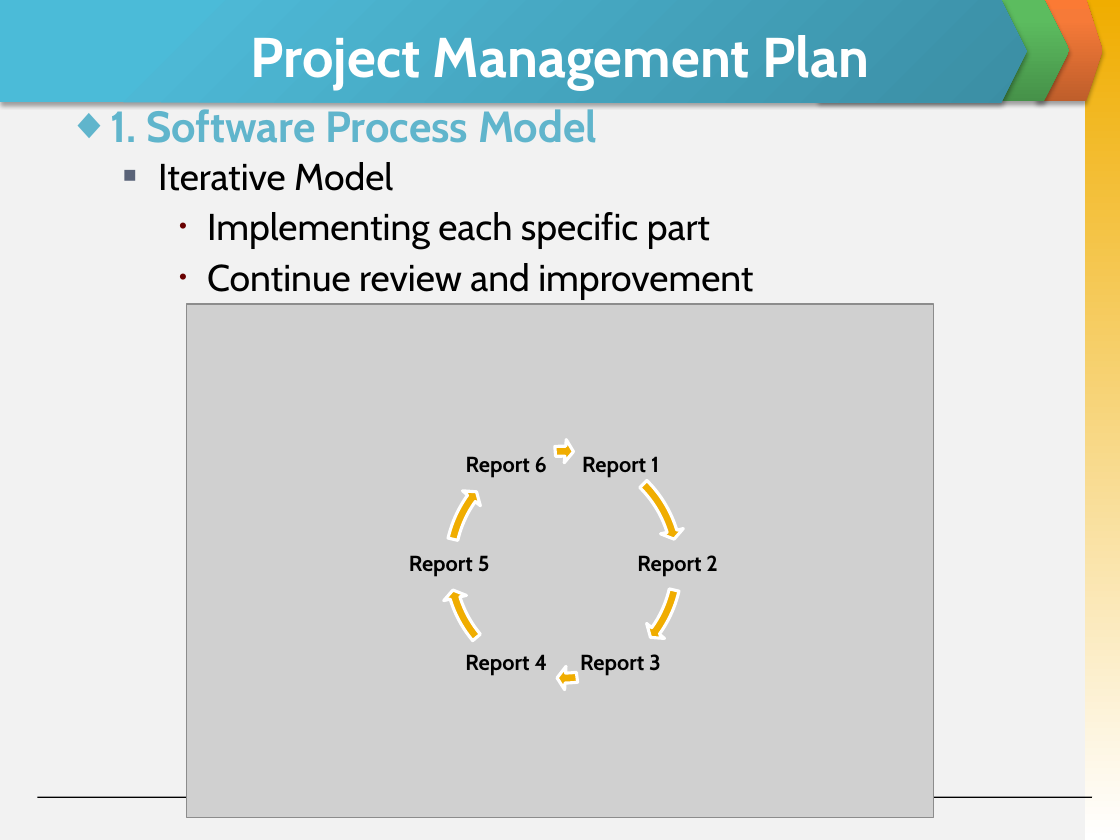
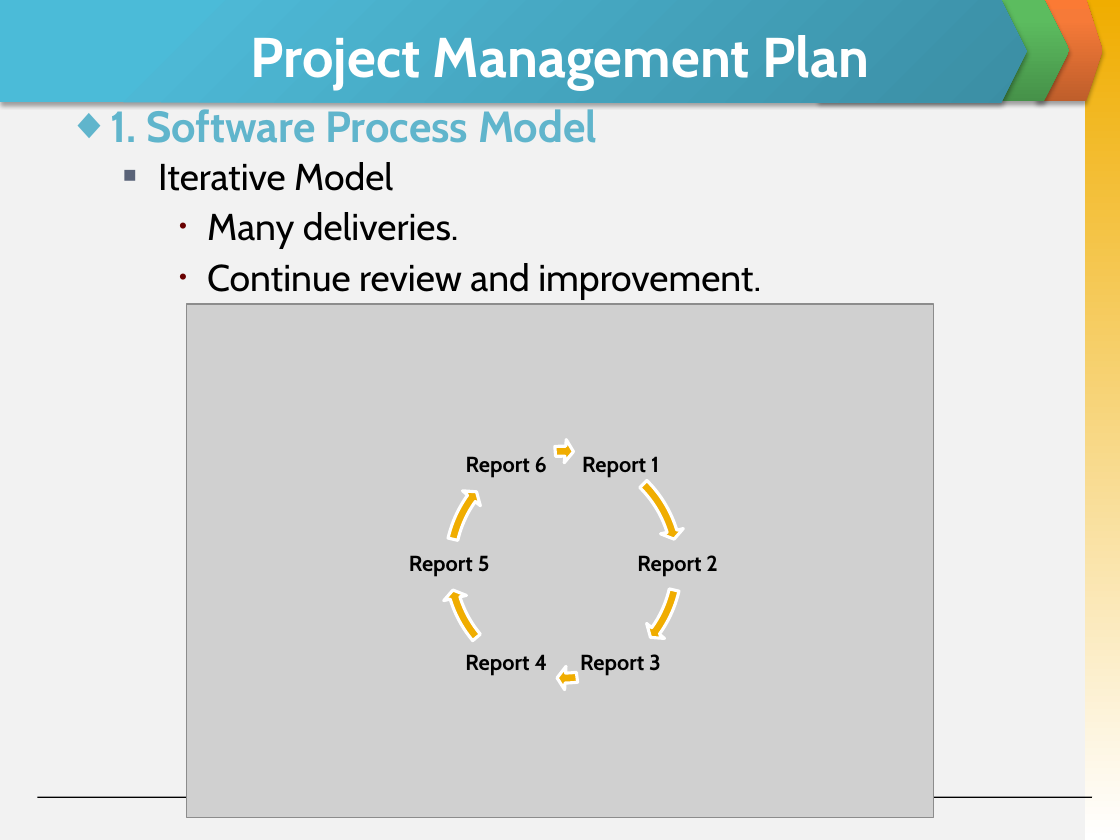
Before and after one commit to skyview059/e-learning-website, a slide deck: slide 11 of Document/Final report/Slide Present E-Learning.pptx. Drawn at 1120x840 pixels with LibreOffice and Linux fonts; fonts in the diff are those of the drawing; grey boxes stand for pictures. Boxes give left, top, right and bottom in pixels: in the first picture for what was removed or moved away, otherwise in the second. Text is boxed around its words. In the diff, an @@ line names an element or a change of style, - is before the commit and + after.

```diff
--- a/Document/Final report/Slide Present E-Learning.pptx
+++ b/Document/Final report/Slide Present E-Learning.pptx
@@ text at box(207, 212, 761, 299): text changed @@
-    • Implementing each specific part
-    • Continue review and improvement
+    • Many deliveries.
+    • Continue review and improvement.
```
Also in this commit, not shown: 11 other slides changed, 3 slides added, 3 slides removed.
